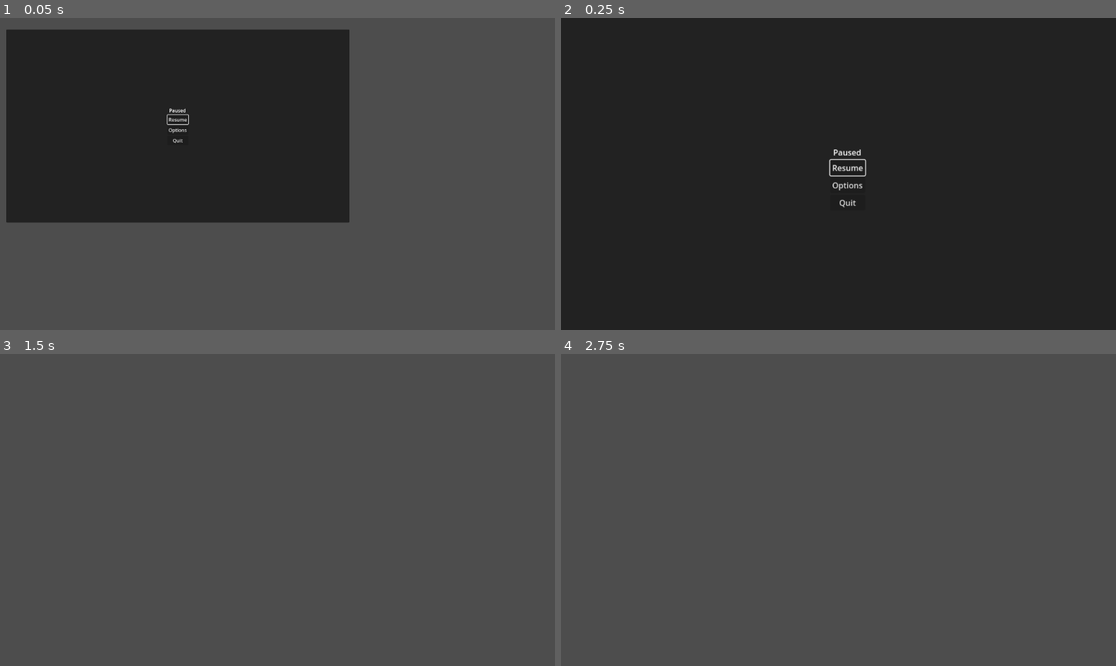
Above: before the commit, frames 1-4 (two rows, left to right).
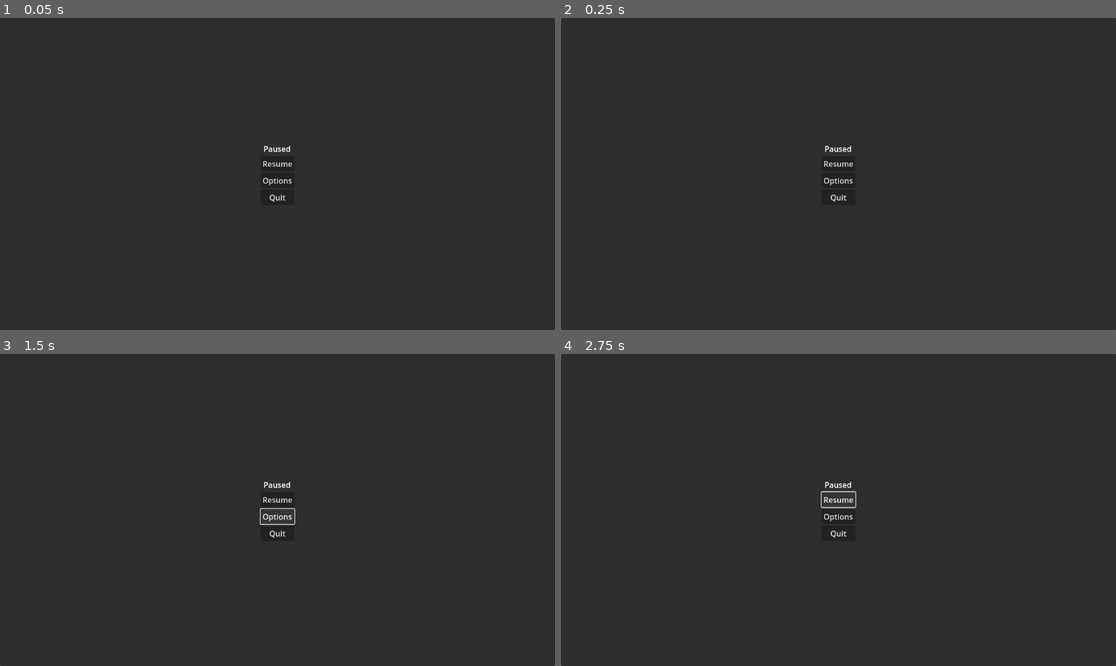
Above: after the commit, the same moments.

Repository: FocusedPhoenixGames/RedotJamTemplate
Game: Godot game, scene res://redot_jam_template/menus/pause_menu/pause_screen.tscn
The game is run twice, just before and just after one commit, with the same random seed, the same clock (stepped at 60 frames per second) and the same inputs. The project has no main scene, so this scene is started directly.
Inputs (mouse positions are in pixels of both pictures, inside the frame that each line leads up to):
- Up to frame 1 (0.05 s): no input
- Up to frame 2 (0.25 s): no input
- Up to frame 3 (1.5 s): click "Resume" at 0.5 s; click (277, 516) at 1.25 s, where only the run after the commit has a clickable "Options"
- Up to frame 4 (2.75 s): click (838, 500) at 2 s, where only the run after the commit has a clickable "Resume"

The runs differ from the first frame. In frame 1, 62% of the frame differs, in the area x 0-100%, y 0-100%; in frame 2, 0.5%; in frame 3, 100%; in frame 4, 100%.
Error after the commit: Invalid access to property or key 'size' on a base object of type 'null instance'. (res://redot_jam_template/menus/pause_menu/pause_screen.gd:14)

Commit message:
No longer a plugin
Moved files around; template is no longer a plugin.

Diff:
--- a/redot_jam_template/menus/controls_menu/controls_screen.tscn
+++ b/redot_jam_template/menus/controls_menu/controls_screen.tscn
@@ -5,7 +5,6 @@
 [node name="ControlsScreen" type="CanvasLayer"]
 layer = 3
 script = ExtResource("1_r7yup")
-actionItems = Array[String](["ui_up", "ui_left", "ui_right", "ui_down"])
 
 [node name="MainContainer" type="MarginContainer" parent="."]
 anchors_preset = 15
@@ -30,4 +29,5 @@
 [node name="BackButton" type="Button" parent="MainContainer/VBoxContainer"]
 unique_name_in_owner = true
 layout_mode = 2
+focus_neighbor_top = NodePath("/root/@EditorNode@16957/@Panel@13/@VBoxContainer@14/DockHSplitLeftL/DockHSplitLeftR/DockHSplitMain/@VBoxContainer@25/DockVSplitCenter/@VSplitContainer@52/@VBoxContainer@53/@PanelContainer@98/MainScreen/@CanvasItemEditor@9281/@VSplitContainer@9103/@HSplitContainer@9105/@HSplitContainer@9107/@Control@9108/@SubViewportContainer@9109/@SubViewport@9110/ControlsScreen/MainContainer/VBoxContainer/RemapContainer/@Button@17450")
 text = "Back"
--- a/redot_jam_template/menus/credits_menu/credits_screen.tscn
+++ b/redot_jam_template/menus/credits_menu/credits_screen.tscn
@@ -35,8 +35,11 @@
 theme_override_constants/margin_left = 8
 theme_override_constants/margin_right = 8
 
-[node name="VBoxContainer" type="VBoxContainer" parent="MarginContainer/PanelContainer/MarginContainer/VBoxContainer/MarginContainer"]
+[node name="VBoxContainer" type="GridContainer" parent="MarginContainer/PanelContainer/MarginContainer/VBoxContainer/MarginContainer"]
 layout_mode = 2
+size_flags_horizontal = 4
+size_flags_vertical = 4
+columns = 2
 
 [node name="ArtLabel" type="Label" parent="MarginContainer/PanelContainer/MarginContainer/VBoxContainer/MarginContainer/VBoxContainer"]
 layout_mode = 2
@@ -71,4 +74,6 @@
 [node name="BackButton" type="Button" parent="MarginContainer/PanelContainer/MarginContainer/VBoxContainer"]
 unique_name_in_owner = true
 layout_mode = 2
+size_flags_horizontal = 4
+size_flags_vertical = 6
 text = "Back"
--- a/redot_jam_template/menus/main_menu/main_menu.gd
+++ b/redot_jam_template/menus/main_menu/main_menu.gd
@@ -3,9 +3,6 @@
 @export_category("Main Menu")
 @export var gameName: String
 @export var gameScene: PackedScene
-@export var labelTheme: Theme
-@export var buttonTheme: Theme
-@export var panelTheme: Theme
 
 @onready var mainContainer: MarginContainer = $%MainContainer
 @onready var gameNameLabel: Label = $%GameNameLabel
--- a/redot_jam_template/menus/main_menu/main_menu.tscn
+++ b/redot_jam_template/menus/main_menu/main_menu.tscn
@@ -46,7 +46,7 @@
 focus_neighbor_bottom = NodePath("../OptionsButton")
 focus_next = NodePath("../OptionsButton")
 focus_previous = NodePath("../QuitButton")
-text = "Start"
+text = "Play"
 
 [node name="OptionsButton" type="Button" parent="MainContainer/MenuContainer/MarginContainer/VBoxContainer"]
 unique_name_in_owner = true
--- a/redot_jam_template/menus/pause_menu/pause_screen.gd
+++ b/redot_jam_template/menus/pause_menu/pause_screen.gd
@@ -1,6 +1,9 @@
 extends CanvasLayer
 
-@onready var panelContainer = $%PanelContainer
+@onready var panelContainer = %PanelContainer
+@onready var resumeButton: Button = %ResumeButton
+@onready var optionsButton: Button = %OptionsButton
+@onready var quitButton: Button = %QuitButton
 
 var optionsScreenScene = preload("res://redot_jam_template/menus/options_menu/options_screen.tscn")
 var isClosing: bool
@@ -10,10 +13,10 @@
 	get_tree().paused = true
 	panelContainer.pivot_offset = panelContainer.size / 2
 
-	$%ResumeButton.grab_focus()
-	$%ResumeButton.pressed.connect(on_resume_pressed)
-	$%OptionsButton.pressed.connect(on_options_pressed)
-	$%QuitButton.pressed.connect(on_quit_pressed)
+	resumeButton.grab_focus()
+	resumeButton.pressed.connect(on_resume_pressed)
+	optionsButton.pressed.connect(on_options_pressed)
+	quitButton.pressed.connect(on_quit_pressed)
 
 
 	var tween = create_tween()
@@ -55,9 +58,9 @@
 
 func on_quit_pressed() -> void:
 	get_tree().paused = false
-	get_tree().change_scene_to_file("res://scenes/ui/menus/title_screen.tscn")
+	get_tree().change_scene_to_file("res://redot_jam_template/menus/main_menu/main_menu.tscn")
 
 
 func on_options_back_pressed(optionsScreen: Node) -> void:
 	optionsScreen.queue_free()
-	$%OptionsButton.grab_focus()
+	optionsButton.grab_focus()
--- a/redot_jam_template/menus/pause_menu/pause_screen.tscn
+++ b/redot_jam_template/menus/pause_menu/pause_screen.tscn
@@ -13,40 +13,36 @@
 grow_horizontal = 2
 grow_vertical = 2
 
-[node name="PanelContainer" type="PanelContainer" parent="MarginContainer"]
-unique_name_in_owner = true
+[node name="Panel" type="Panel" parent="MarginContainer"]
 layout_mode = 2
 
-[node name="Panel" type="Panel" parent="MarginContainer/PanelContainer"]
-layout_mode = 2
-
-[node name="MarginContainer" type="MarginContainer" parent="MarginContainer/PanelContainer"]
+[node name="MarginContainer" type="MarginContainer" parent="MarginContainer"]
 layout_mode = 2
 size_flags_horizontal = 4
 size_flags_vertical = 4
 
-[node name="VBoxContainer" type="VBoxContainer" parent="MarginContainer/PanelContainer/MarginContainer"]
+[node name="VBoxContainer" type="VBoxContainer" parent="MarginContainer/MarginContainer"]
 layout_mode = 2
 
-[node name="PauseLabel" type="Label" parent="MarginContainer/PanelContainer/MarginContainer/VBoxContainer"]
+[node name="PauseLabel" type="Label" parent="MarginContainer/MarginContainer/VBoxContainer"]
 layout_mode = 2
 text = "Paused"
 horizontal_alignment = 1
 
-[node name="VBoxContainer" type="VBoxContainer" parent="MarginContainer/PanelContainer/MarginContainer/VBoxContainer"]
+[node name="VBoxContainer" type="VBoxContainer" parent="MarginContainer/MarginContainer/VBoxContainer"]
 layout_mode = 2
 
-[node name="ResumeButton" type="Button" parent="MarginContainer/PanelContainer/MarginContainer/VBoxContainer/VBoxContainer"]
+[node name="ResumeButton" type="Button" parent="MarginContainer/MarginContainer/VBoxContainer/VBoxContainer"]
 unique_name_in_owner = true
 layout_mode = 2
 text = "Resume"
 
-[node name="OptionsButton" type="Button" parent="MarginContainer/PanelContainer/MarginContainer/VBoxContainer/VBoxContainer"]
+[node name="OptionsButton" type="Button" parent="MarginContainer/MarginContainer/VBoxContainer/VBoxContainer"]
 unique_name_in_owner = true
 layout_mode = 2
 text = "Options"
 
-[node name="QuitButton" type="Button" parent="MarginContainer/PanelContainer/MarginContainer/VBoxContainer/VBoxContainer"]
+[node name="QuitButton" type="Button" parent="MarginContainer/MarginContainer/VBoxContainer/VBoxContainer"]
 unique_name_in_owner = true
 layout_mode = 2
 text = "Quit"
